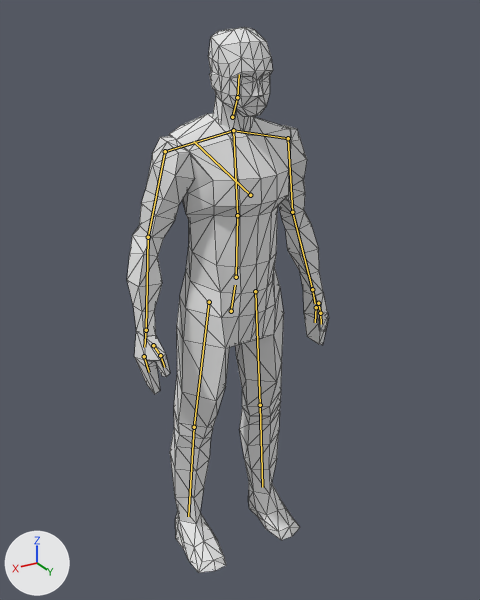
Renders of the glTF model Assets/models/zombies/ZombiConRig.glb from each side of a commit.
One viewpoint serves both versions: a 50 mm lens placed at (0.982, 1.699, 1.757), pointed at (-0.042, -0.007, 0.904). The lights are fixed; the arrows at lower left show +X, +Y and +Z. The first picture is the older version. The bones that change, and the others that lie on the model, are drawn over the model as lines. Mesh edges are drawn as thin lines.

Objects in the first picture: 'Cuerpo'.
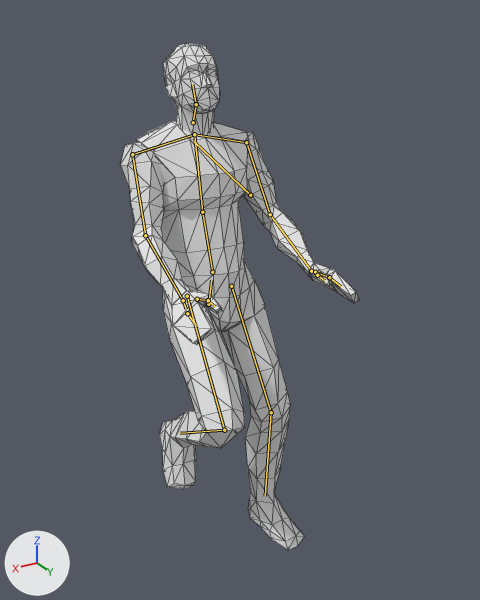
The newer file adds an action. The first version stands in its rest pose; the second is drawn at frame 9 of the action '[Esconder acción]'.

Pixel boxes (x1, y1, x2, y2) of what changed, in the pictures (480 x 600 px):
'Cuerpo', posed (19% wider, 7% shorter)
    before: (127, 27, 329, 573)
    after: (120, 43, 360, 550)
bone 'pelvis', root to tip
    before: (231, 311) to (235, 285)
    after: (208, 304) to (211, 280)
bone 'spine', root to tip
    before: (236, 277) to (237, 215)
    after: (212, 272) to (202, 212)
bone 'chest', root to tip
    before: (237, 215) to (233, 130)
    after: (202, 212) to (194, 134)
bone 'head', root to tip
    before: (237, 97) to (239, 74)
    after: (196, 104) to (192, 84)
bone 'upper_arm_left', root to tip
    before: (288, 138) to (292, 212)
    after: (246, 142) to (270, 214)
bone 'forearm_left', root to tip
    before: (292, 212) to (312, 289)
    after: (270, 214) to (311, 271)
bone 'hand_left', root to tip
    before: (312, 289) to (315, 303)
    after: (311, 271) to (326, 276)
bone 'upper_arm_right', root to tip
    before: (165, 151) to (148, 237)
    after: (132, 154) to (145, 235)
bone 'forearm_right', root to tip
    before: (148, 237) to (146, 330)
    after: (145, 235) to (183, 300)
bone 'hand_right', root to tip
    before: (146, 330) to (144, 347)
    after: (183, 300) to (186, 309)
bone 'thigh_left', root to tip
    before: (255, 291) to (260, 405)
    after: (231, 286) to (271, 412)
bone 'shin.L', root to tip
    before: (260, 405) to (262, 487)
    after: (271, 412) to (265, 496)
bone 'thigh_right', root to tip
    before: (209, 302) to (194, 427)
    after: (187, 296) to (224, 430)
bone 'shin.R', root to tip
    before: (194, 427) to (188, 516)
    after: (224, 430) to (180, 433)

The change in detail:
Bone 'pelvis' (bone_pelvis) moves from (0.0, 0.0, 0.0) to (0.0, -0.072, -0.141).
Bone 'spine' (bone_spine) turns from (0, 0, 0) to (-20, 0, 0) degrees about its own x, y and z.
Bone 'chest' (bone_chest) turns from (0, 0, 0) to (15, 0, 0) degrees about its own x, y and z.
Bone 'head' (bone_head) turns from (0, 0, 0) to (-25, -4, 0) degrees about its own x, y and z.
Bone 'upper_arm_left' (bone_upper_arm_left) turns from (0, 0, 0) to (31, 19, 1) degrees about its own x, y and z.
Bone 'forearm_left' (bone_forearm_left) turns from (0, 0, 0) to (13, 8, 13) degrees about its own x, y and z.
Bone 'hand_left' (bone_hand_left) turns from (0, 0, 0) to (18, 4, 28) degrees about its own x, y and z.
Bone 'upper_arm_right' (bone_upper_arm_right) turns from (0, 0, 0) to (31, -19, -1) degrees about its own x, y and z.
Bone 'forearm_right' (bone_forearm_right) turns from (0, 0, 0) to (13, -8, -13) degrees about its own x, y and z.
Bone 'hand_right' (bone_hand_right) turns from (0, 0, 0) to (18, -4, -28) degrees about its own x, y and z.
Bone 'thigh_left' (bone_thigh_left) turns from (0, 0, 0) to (-27, -4, 1) degrees about its own x, y and z.
Bone 'shin.L' (bone_shin_l) turns from (0, 0, 0) to (29, -5, 2) degrees about its own x, y and z.
Bone 'thigh_right' (bone_thigh_right) turns from (0, 0, 0) to (-54, 3, 3) degrees about its own x, y and z.
Bone 'shin.R' (bone_shin_r) turns from (0, 0, 0) to (110, 4, 0) degrees about its own x, y and z.
